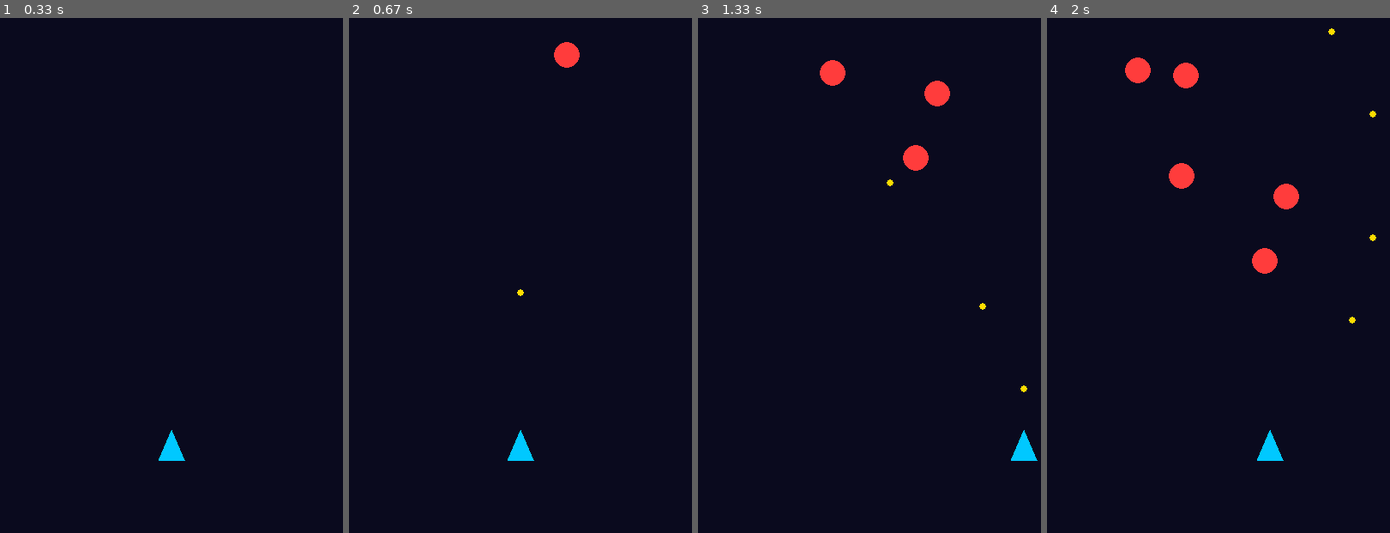
Above: before the commit, frames 1-4 (left to right).
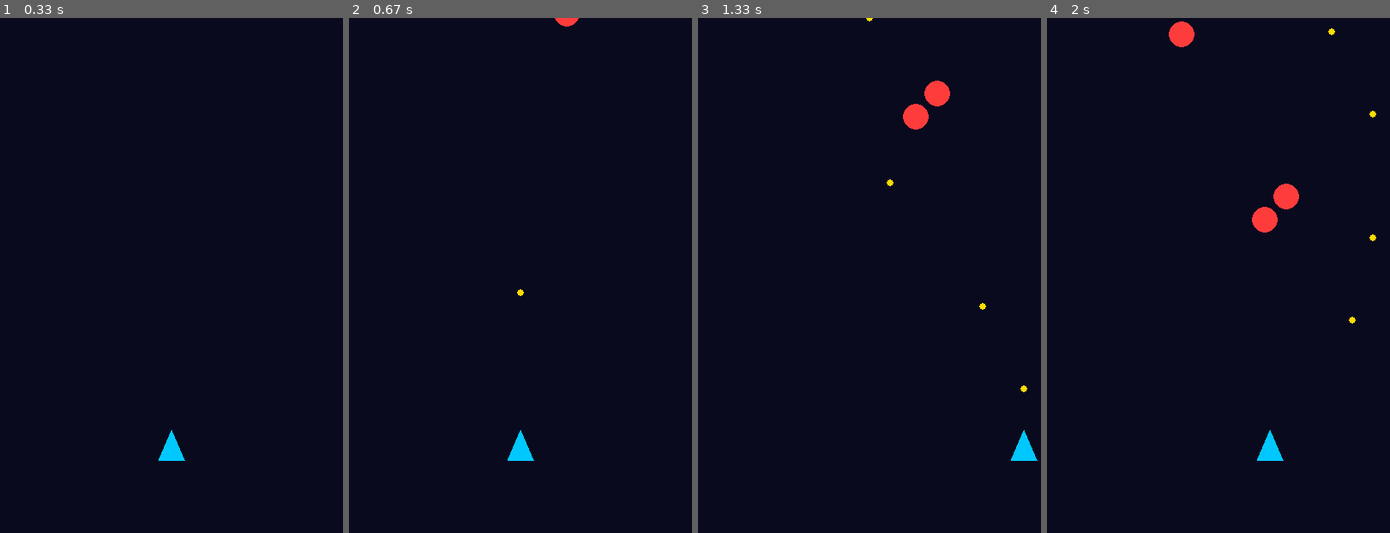
Above: after the commit, the same moments.

Repository: HenryYannis/xiaobao-pygame
Game: pygame game, started from 16-太空射击/太空射击_第4节课_碰撞检测与敌机群.py
Two runs of this game, one before a commit and one after it. Both use one fixed random seed, a clock stepped at 60 frames per second and the inputs below.
Inputs:
- Up to frame 1 (0.33 s): no input
- Up to frame 2 (0.67 s): tap Space at 0.33 s
- Up to frame 3 (1.33 s): hold Right 0.67-1.13 s; tap Space at 0.73, 1.03, 1.23 s; hold Right from 1.17 s (still down)
- Up to frame 4 (2 s): tap Space at 1.53, 1.73 s; release Right at 1.63 s; hold Left from 1.67 s (still down)

Frame 1 is identical in both runs. In frame 2, 0.4% of the frame differs, in the area x 59-68%, y 0-10%; in frame 3, 0.9%; in frame 4, 1.7%, in the area x 22-68%, y 0-50%.

Commit message:
太空射击第4节课：被撞后显示 GAME OVER 并停住画面，不再直接关窗口

Diff:
--- a/16-太空射击/太空射击_第4节课_碰撞检测与敌机群.py
+++ b/16-太空射击/太空射击_第4节课_碰撞检测与敌机群.py
@@ -4,65 +4,72 @@
 窗口 = pygame.display.set_mode((400, 600))
 pygame.display.set_caption("Space Shooter - Lesson 4")
 时钟 = pygame.time.Clock()
+字体 = pygame.font.Font(None, 36)                     # 新增变量：纯内置默认字体(是什么)，用来显示英文 GAME OVER(为什么)，字号36(怎么用)
 
 飞船x, 飞船y = 200, 500                               # 玩家飞船基准坐标
 敌机列表 = []                                          # 敌机坐标列表[[x, y], ...]
 子弹列表 = []                                          # 激光子弹坐标列表[[x, y], ...]
+游戏结束 = False                                      # 新增变量：标记飞船是否被撞毁(撞毁后画面停住，而不是直接关窗口)
 运行中 = True
 
 while 运行中:
     for 事件 in pygame.event.get():
         if 事件.type == pygame.QUIT:
             运行中 = False
-        if 事件.type == pygame.KEYDOWN and 事件.key == pygame.K_SPACE:
-            子弹列表.append([飞船x, 飞船y - 20])
+        if not 游戏结束 and 事件.type == pygame.KEYDOWN and 事件.key == pygame.K_SPACE:  # 未撞毁时按空格发射
+            子弹列表.append([飞船x, 飞船y - 20])      # 发射子弹：从飞船顶端生成一枚向上激光
 
-    按键 = pygame.key.get_pressed()
-    if 按键[pygame.K_LEFT] and 飞船x > 25:
-        飞船x -= 6
-    if 按键[pygame.K_RIGHT] and 飞船x < 375:
-        飞船x += 6
+    if not 游戏结束:                                  # 新增代码：撞毁后不再更新飞行与战斗，画面停在撞击那一刻
+        按键 = pygame.key.get_pressed()
+        if 按键[pygame.K_LEFT] and 飞船x > 25:        # 飞船向左移动限位
+            飞船x -= 6
+        if 按键[pygame.K_RIGHT] and 飞船x < 375:      # 飞船向右移动限位
+            飞船x += 6
 
-    if random.random() < 0.025:
-        敌机列表.append([random.randint(25, 375), -20])
+        if random.random() < 0.025:                   # 随机生成：每帧2.5%概率在顶部生成新敌机
+            敌机列表.append([random.randint(25, 375), -20])
 
-    for 索引 in range(len(敌机列表) - 1, -1, -1):
-        敌机 = 敌机列表[索引]
-        敌机[1] += 3
+        for 索引 in range(len(敌机列表) - 1, -1, -1):  # 遍历敌机向下推进
+            敌机 = 敌机列表[索引]
+            敌机[1] += 3
 
-        if math.hypot(飞船x - 敌机[0], 飞船y - 敌机[1]) <= 30:  # 新增代码：飞船与敌机撞击检测
-            运行中 = False
+            if math.hypot(飞船x - 敌机[0], 飞船y - 敌机[1]) <= 30:  # 新增代码：勾股定理算飞船与敌机中心距离，30以内算撞上
+                游戏结束 = True                       # 新增代码：撞毁后进入结束状态(不要用 运行中 = False，那样窗口会直接消失)
 
-        if 敌机[1] > 620:
-            敌机列表.pop(索引)
+            if 敌机[1] > 620:                         # 越过底部边界后销毁
+                敌机列表.pop(索引)
 
-    for 子弹索引 in range(len(子弹列表) - 1, -1, -1):
-        子弹 = 子弹列表[子弹索引]
-        子弹[1] -= 8
+        for 子弹索引 in range(len(子弹列表) - 1, -1, -1):  # 遍历子弹向上发射
+            子弹 = 子弹列表[子弹索引]
+            子弹[1] -= 8
 
-        已命中 = False
-        for 敌机索引 in range(len(敌机列表) - 1, -1, -1):  # 新增代码：嵌套循环检测子弹击中敌机
-            敌机 = 敌机列表[敌机索引]
-            if math.hypot(子弹[0] - 敌机[0], 子弹[1] - 敌机[1]) <= 25:
-                敌机列表.pop(敌机索引)                 # 新增代码：消灭敌机
-                已命中 = True
-                break
+            已命中 = False
+            for 敌机索引 in range(len(敌机列表) - 1, -1, -1):  # 新增代码：嵌套循环检测子弹击中敌机
+                敌机 = 敌机列表[敌机索引]
+                if math.hypot(子弹[0] - 敌机[0], 子弹[1] - 敌机[1]) <= 25:  # 新增代码：激光击中敌机判定
+                    敌机列表.pop(敌机索引)            # 新增代码：消灭敌机
+                    已命中 = True
+                    break
 
-        if 已命中:
-            子弹列表.pop(子弹索引)
-        elif 子弹[1] < -10:
-            子弹列表.pop(子弹索引)
+            if 已命中:
+                子弹列表.pop(子弹索引)
+            elif 子弹[1] < -10:                       # 飞出顶部边界后销毁子弹
+                子弹列表.pop(子弹索引)
 
     窗口.fill((10, 10, 30))                           # 深空藏蓝色背景全屏填充
 
-    飞船顶点 = [(飞船x, 飞船y - 20), (飞船x - 15, 飞船y + 15), (飞船x + 15, 飞船y + 15)]
+    飞船顶点 = [(飞船x, 飞船y - 20), (飞船x - 15, 飞船y + 15), (飞船x + 15, 飞船y + 15)]  # 三角形战机的三个顶点(机头、左翼、右翼)
     pygame.draw.polygon(窗口, (0, 200, 255), 飞船顶点)
 
-    for 敌机 in 敌机列表:
+    for 敌机 in 敌机列表:                             # 循环绘制红色圆形敌机(半径15)
         pygame.draw.circle(窗口, (255, 60, 60), 敌机, 15)
 
-    for 子弹 in 子弹列表:
+    for 子弹 in 子弹列表:                             # 循环绘制黄色高能激光子弹(半径4)
         pygame.draw.circle(窗口, (255, 220, 0), 子弹, 4)
+
+    if 游戏结束:
+        提示画面 = 字体.render("GAME OVER", True, (255, 60, 60))  # 新增代码：红色英文提示飞船被撞毁
+        窗口.blit(提示画面, 提示画面.get_rect(center=(200, 300)))  # 新增代码：get_rect(center=...)让文字正好居中
 
     pygame.display.flip()                              # 双缓冲刷新：将新绘制的画面一次性呈现到屏幕
     时钟.tick(60)                                      # 锁定帧率：稳定每秒60帧流畅运行
